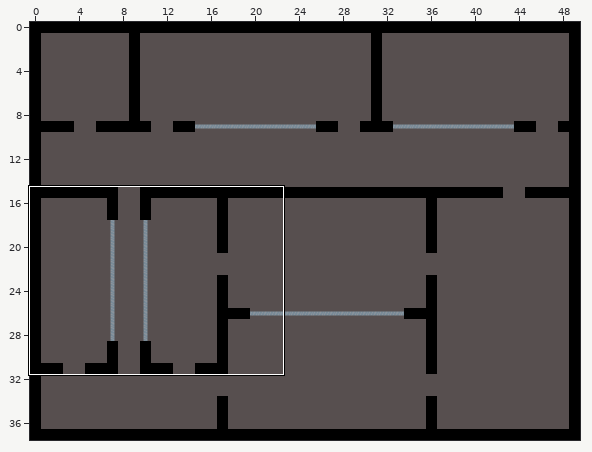
Level history. Tiled map: assets/maps/swag.tmx. Above, an overview of the earlier version with the close-up marked.
Close-up. First the earlier version:
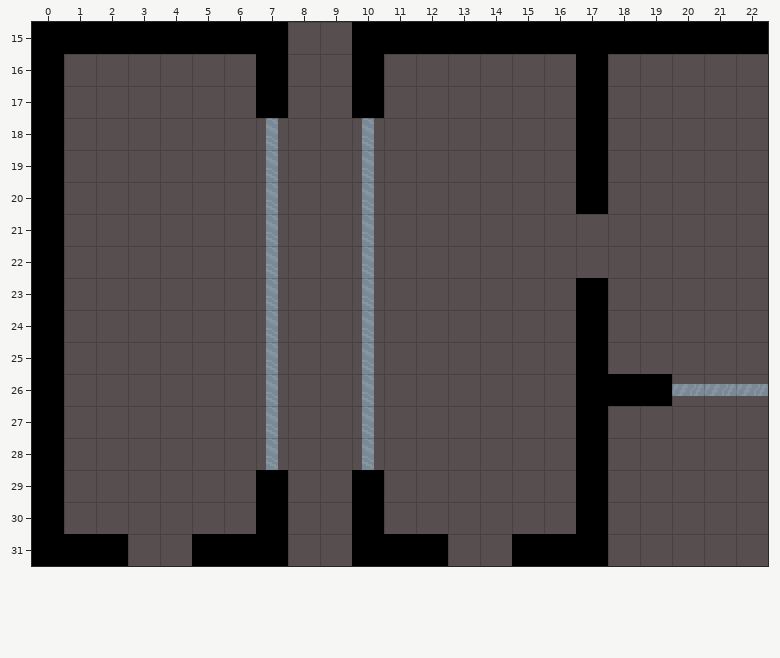
Cells are 16x16 px. Shown: x 0..22, y 15..31. The commit also changed other parts of the map, which this record leaves out.
And afterwards:
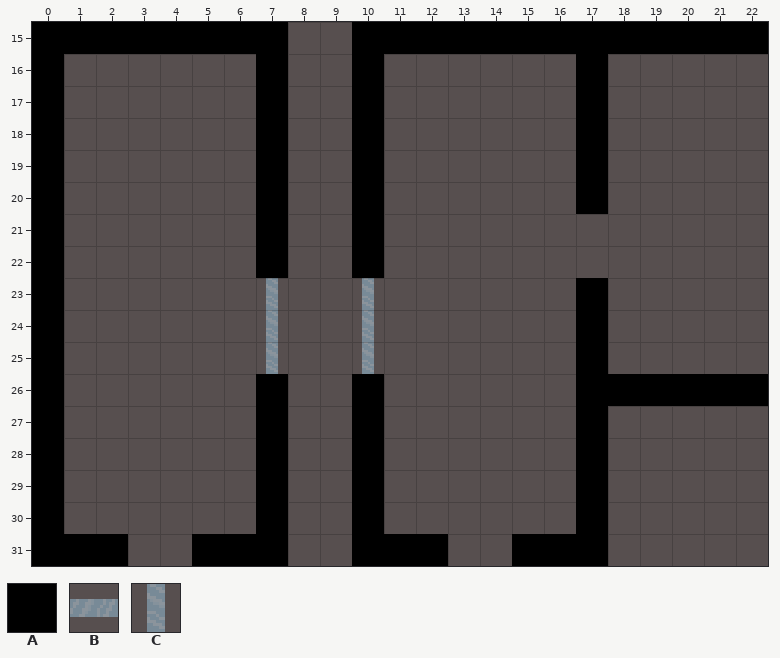
Key: from "grid-tiles": A 1, B 2, C 3.
_ is an empty cell.
See-through tiles are keyed as they look on the map.
From old to new:
{"where": "layer \"walls\""}
{"y":18,"x":7,"old":"_","new":"A"}
{"y":18,"x":10,"old":"_","new":"A"}
{"y":19,"x":7,"old":"_","new":"A"}
{"y":19,"x":10,"old":"_","new":"A"}
{"y":20,"x":7,"old":"_","new":"A"}
{"y":20,"x":10,"old":"_","new":"A"}
{"y":21,"x":7,"old":"_","new":"A"}
{"y":21,"x":10,"old":"_","new":"A"}
{"y":22,"x":7,"old":"_","new":"A"}
{"y":22,"x":10,"old":"_","new":"A"}
{"y":26,"x":7,"old":"_","new":"A"}
{"y":26,"x":10,"old":"_","new":"A"}
{"y":26,"x":20,"old":"___","new":"AAA"}
{"y":27,"x":7,"old":"_","new":"A"}
{"y":27,"x":10,"old":"_","new":"A"}
{"y":28,"x":7,"old":"_","new":"A"}
{"y":28,"x":10,"old":"_","new":"A"}
{"where": "layer \"windows\""}
{"y":18,"x":7,"old":"C","new":"_"}
{"y":18,"x":10,"old":"C","new":"_"}
{"y":19,"x":7,"old":"C","new":"_"}
{"y":19,"x":10,"old":"C","new":"_"}
{"y":20,"x":7,"old":"C","new":"_"}
{"y":20,"x":10,"old":"C","new":"_"}
{"y":21,"x":7,"old":"C","new":"_"}
{"y":21,"x":10,"old":"C","new":"_"}
{"y":22,"x":7,"old":"C","new":"_"}
{"y":22,"x":10,"old":"C","new":"_"}
{"y":26,"x":7,"old":"C","new":"_"}
{"y":26,"x":10,"old":"C","new":"_"}
{"y":26,"x":20,"old":"BBB","new":"___"}
{"y":27,"x":7,"old":"C","new":"_"}
{"y":27,"x":10,"old":"C","new":"_"}
{"y":28,"x":7,"old":"C","new":"_"}
{"y":28,"x":10,"old":"C","new":"_"}
{"label":"changed","picture_box":[256,118,288,278]}
{"label":"changed","picture_box":[352,118,384,278]}
{"label":"changed","picture_box":[256,374,288,470]}
{"label":"changed","picture_box":[352,374,384,470]}
{"label":"changed","picture_box":[672,374,768,406]}
